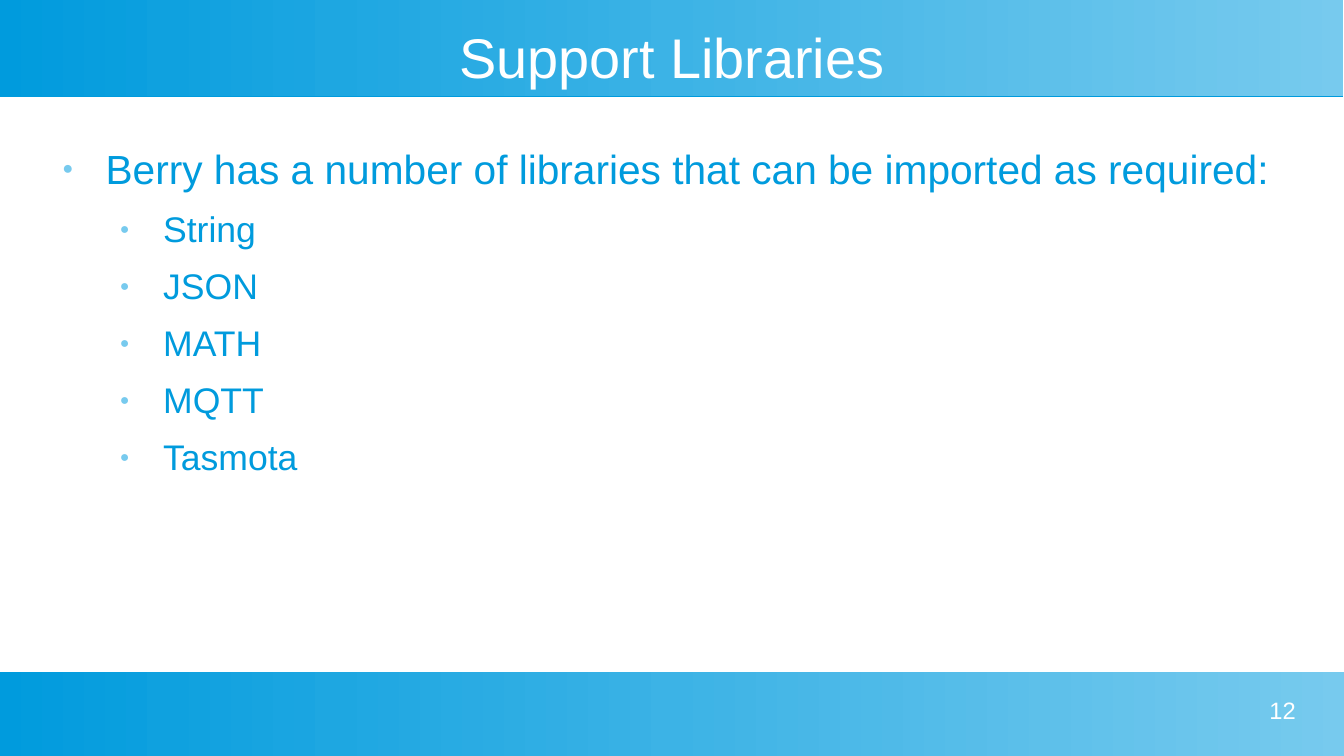
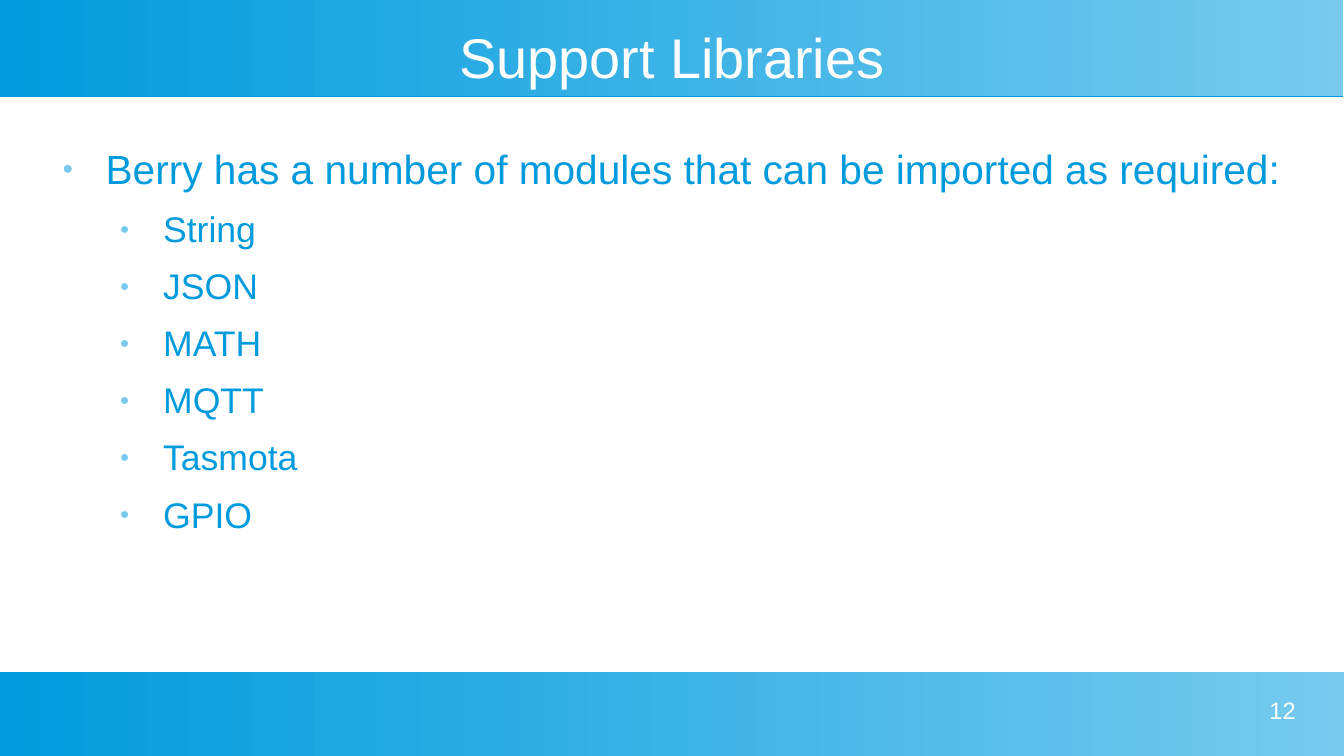
Before and after one commit to darrylb123/EO2024, a slide deck: slide 12 of EO2024-Tasmota+Berry.odp. Drawn at 1344x756 pixels with LibreOffice and Linux fonts; fonts in the diff are those of the drawing. Boxes give left, top, right and bottom in pixels: in the first picture for what was removed or moved away, otherwise in the second. Text is boxed around its words. In the diff, an @@ line names an element or a change of style, - is before the commit and + after.

```diff
--- a/EO2024-Tasmota+Berry.odp
+++ b/EO2024-Tasmota+Berry.odp
@@ text at (106, 154, 1279, 192): text changed @@
-● Berry has a number of libraries that can be imported as required:
+● Berry has a number of modules that can be imported as required:
@@ text at (163, 503, 252, 529): paragraph added @@
+  ● GPIO
```
Also in this commit, not shown: 3 other slides changed, 5 slides added.
